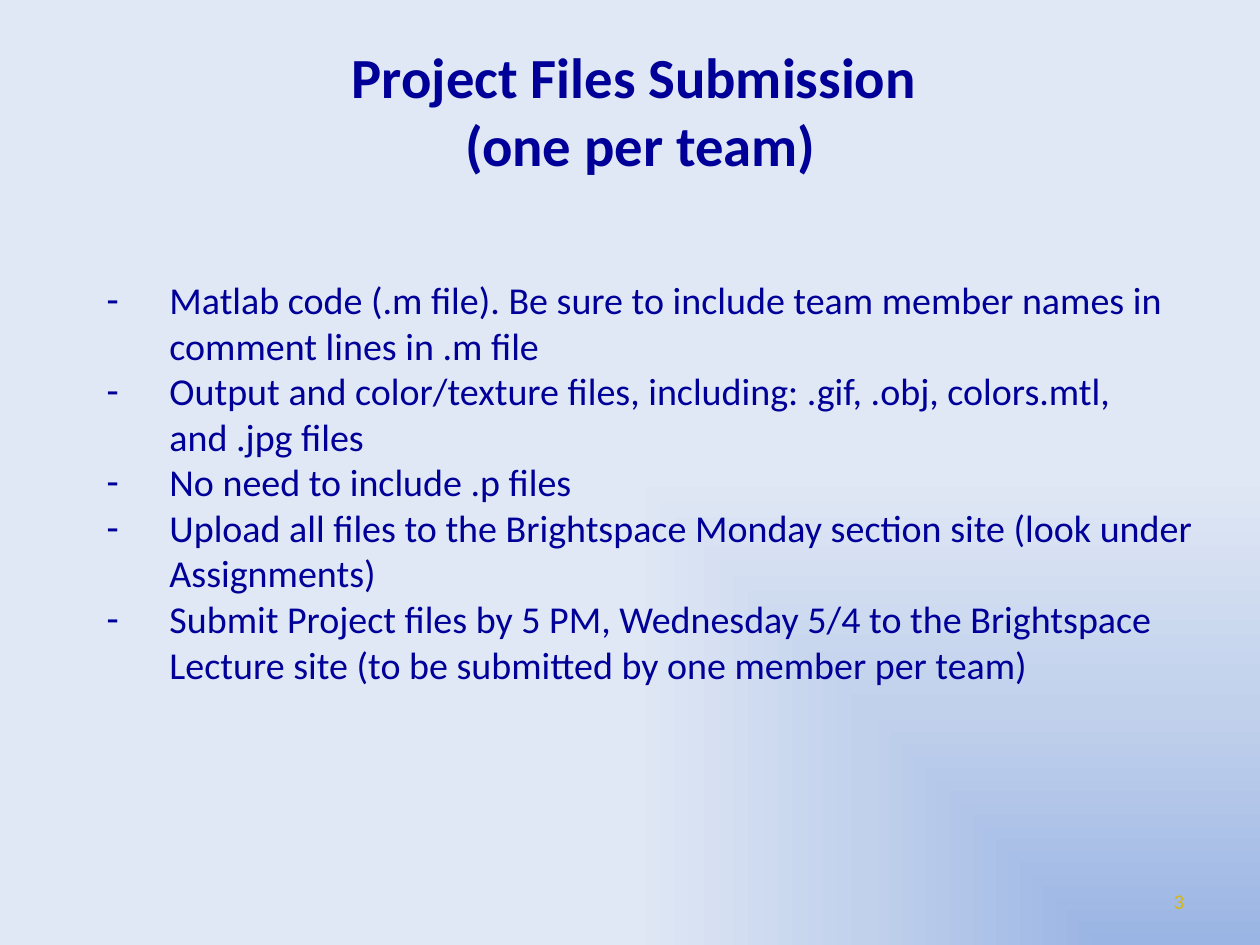
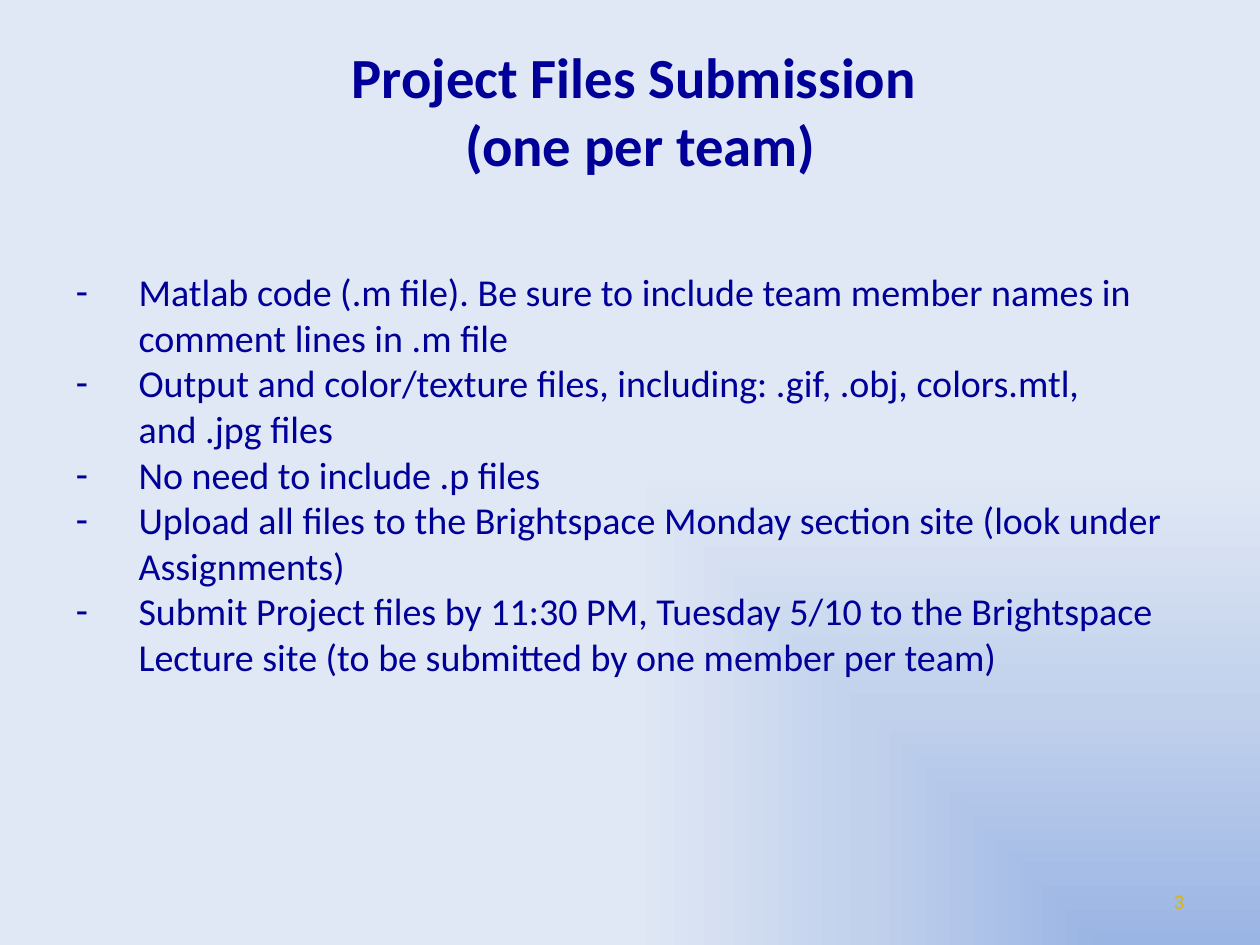
Before and after one commit to dgtaggart/egr106_s22, a slide deck: slide 3 of Lecture_14_2022.pptx. Drawn at 1260x945 pixels with LibreOffice and Linux fonts; fonts in the diff are those of the drawing; background and template pictures are left out. Boxes give left, top, right and bottom in pixels: in the first picture for what was removed or moved away, otherwise in the second. Text is boxed around its words. In the diff, an @@ line names an element or a change of style, - is before the commit and + after.

```diff
--- a/Lecture_14_2022.pptx
+++ b/Lecture_14_2022.pptx
@@ text "Matlab code (.m file). Be ...": place and size @@
-text "Matlab code (.m file). Be ..." at (169,286,1192,685)
+text "Matlab code (.m file). Be ..." at (139,278,1161,677)
@@ text at (139,598,1152,677): text changed @@
-  ‐ Submit Project files by 5 PM, Wednesday 5/4 to the Brightspace Lecture site (to be submitted by one member per team)
+  ‐ Submit Project files by 11:30 PM, Tuesday 5/10 to the Brightspace Lecture site (to be submitted by one member per team)
```
Also in this commit, not shown: 3 other slides changed, 1 other file.
